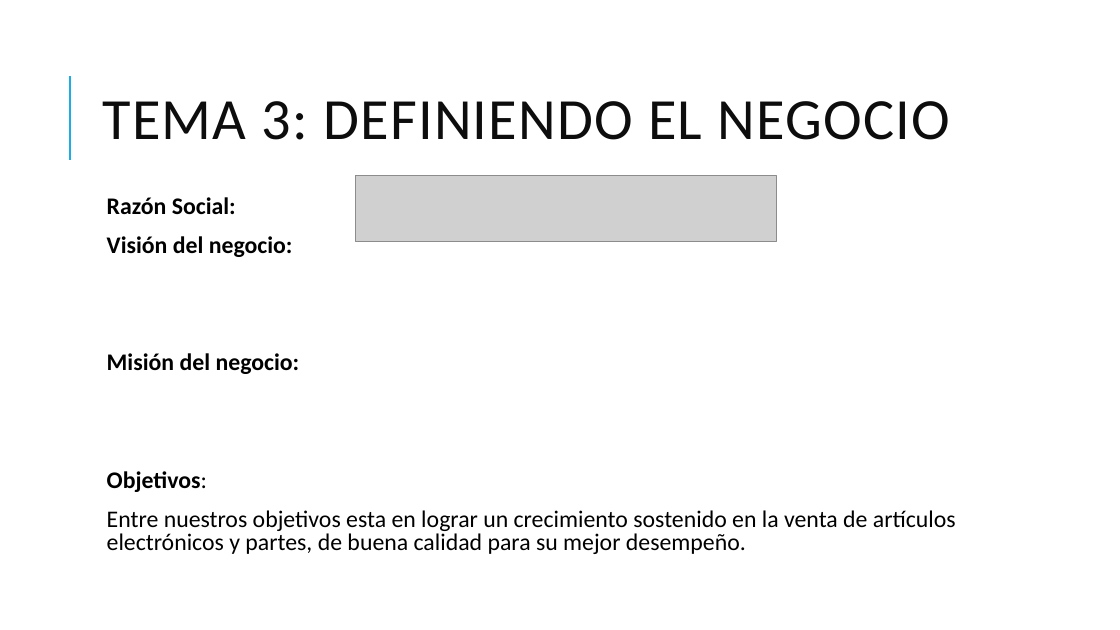
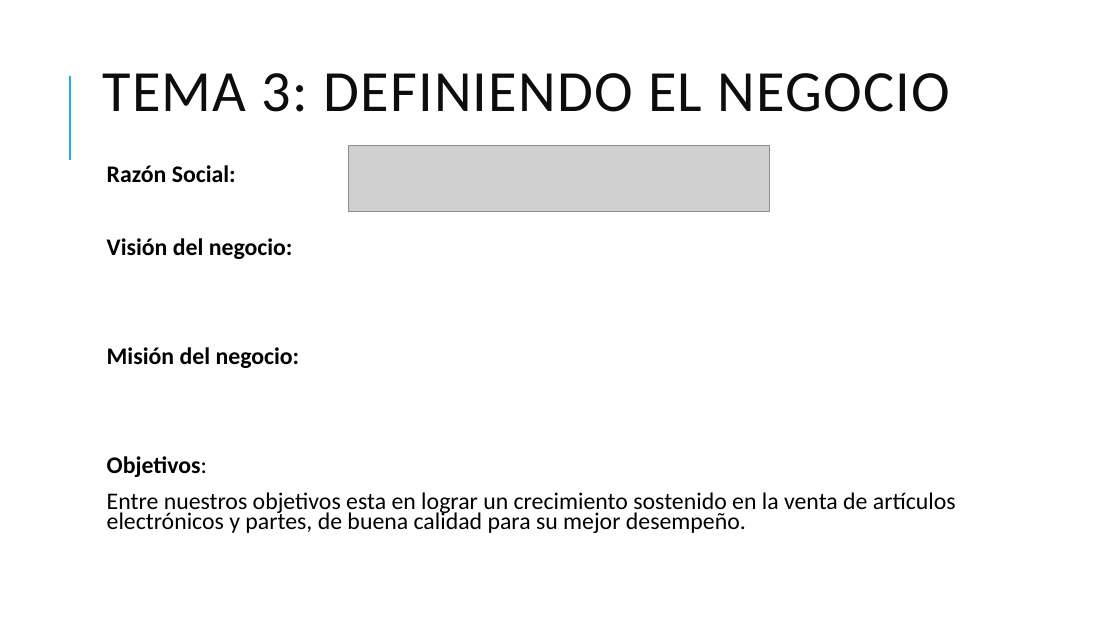
Before and after one commit to alexscito/administracion_de_empresas, a slide deck: slide 9 of Plan de negocios.pptx (slide 4 before the commit). Drawn at 1120x630 pixels with LibreOffice and Linux fonts; fonts in the diff are those of the drawing; grey boxes stand for pictures. Boxes give left, top, right and bottom in pixels: in the first picture for what was removed or moved away, otherwise in the second. Text is boxed around its words. In the diff, an @@ line names an element or a change of style, - is before the commit and + after.

```diff
--- a/Plan de negocios.pptx
+++ b/Plan de negocios.pptx
@@ title "TEMA 3: DEFINIENDO EL NEGOCIO": place and size @@
-title "TEMA 3: DEFINIENDO EL NEGOCIO" at (102,101,950,140)
+title "TEMA 3: DEFINIENDO EL NEGOCIO" at (102,73,950,112)
@@ picture: place and size @@
-picture at (355,175,776,241)
+picture at (349,145,770,212)
@@ text "Razón Social:": place and size @@
-text "Razón Social:" at (107,197,956,554)
+text "Razón Social:" at (107,165,956,533)
@@ text "Razón Social:" at (107,165,956,533): line spacing 0.8 to 0.7 @@
```
Also in this commit, not shown: 5 other slides changed, 4 slides added, 2 other files.
